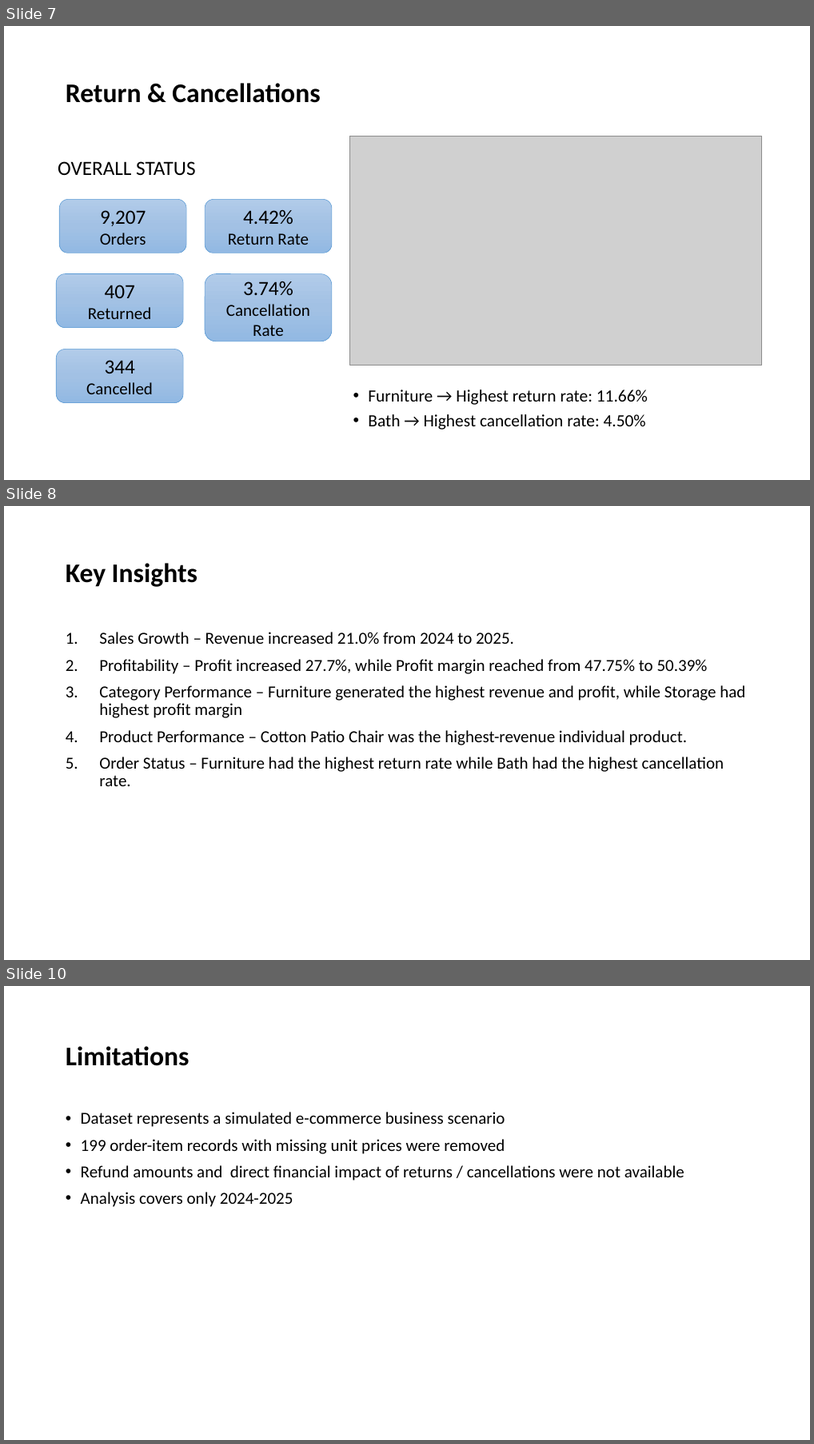
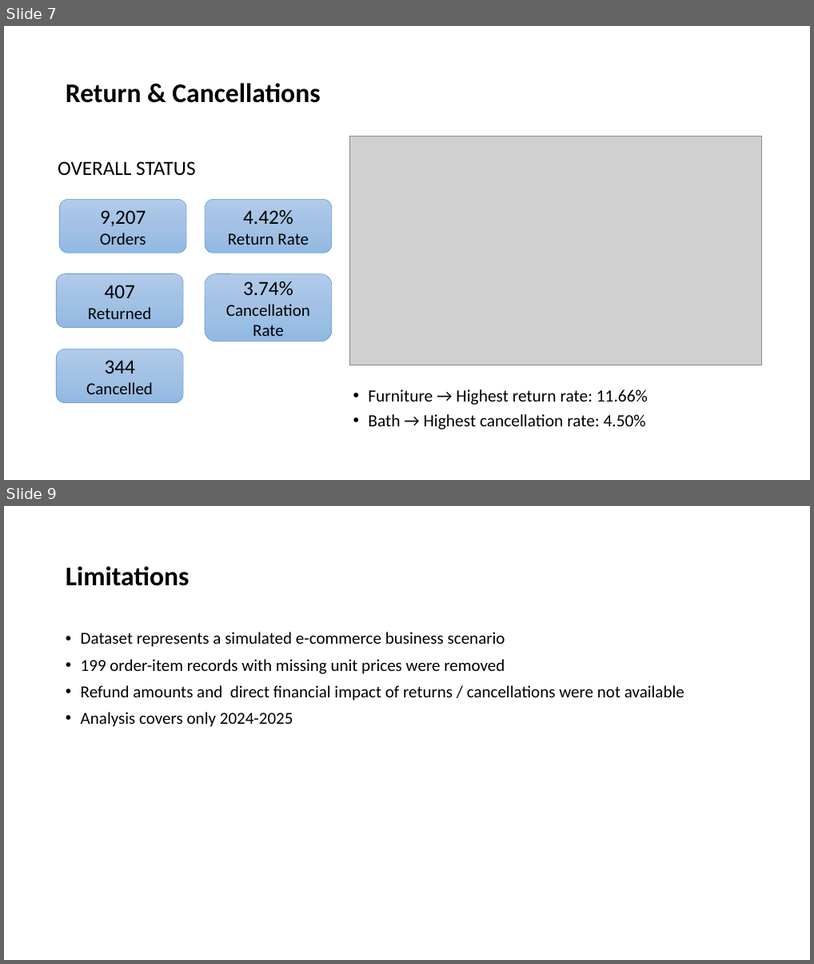
Before and after one commit to keertigurung/Wayfair-Ecommerce-Sales-Profitability-Analysis, a slide deck: presentation/WayFair E-commerce Analysis.pptx. Shown one above the other, each under a label of ours: slides 7, 8 and 10 before the commit, slides 7 and 9 after it; the slides between them are not shown. The pictures are 814x1444 and 814x964 pixels, drawn with LibreOffice and Linux fonts; fonts in the diff are those of the drawing; grey boxes stand for pictures. Boxes give left, top, right and bottom in pixels: in the first picture for what was removed or moved away, otherwise in the second. Text is boxed around its words. In the diff, an @@ line names an element or a change of style, - is before the commit and + after.

```diff
--- a/presentation/WayFair E-commerce Analysis.pptx
+++ b/presentation/WayFair E-commerce Analysis.pptx
@@ slide 8 removed at (x1=4, y1=506, x2=810, y2=960), background #FFFFFF @@
@@ title removed at (x1=66, y1=563, x2=198, y2=587) @@
-Key Insights
@@ text removed at (x1=99, y1=632, x2=746, y2=786) @@
-1. Sales Growth – Revenue increased 21.0% from 2024 to 2025.
-2. Profitability – Profit increased 27.7%, while Profit margin reached from 47.75% to 50.39%
-3. Category Performance – Furniture generated the highest revenue and profit, while Storage had highest profit margin
-4. Product Performance – Cotton Patio Chair was the highest-revenue individual product.
-5. Order Status – Furniture had the highest return rate while Bath had the highest cancellation rate.
@@ what was slide 10 is now slide 9 @@
```
Also in this commit, not shown: 2 slides changed.
